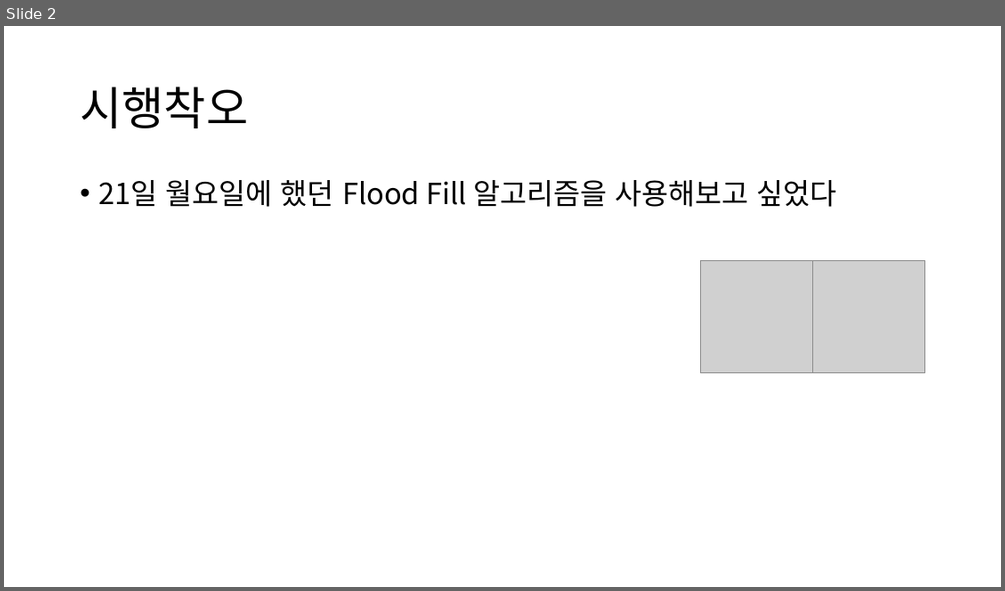
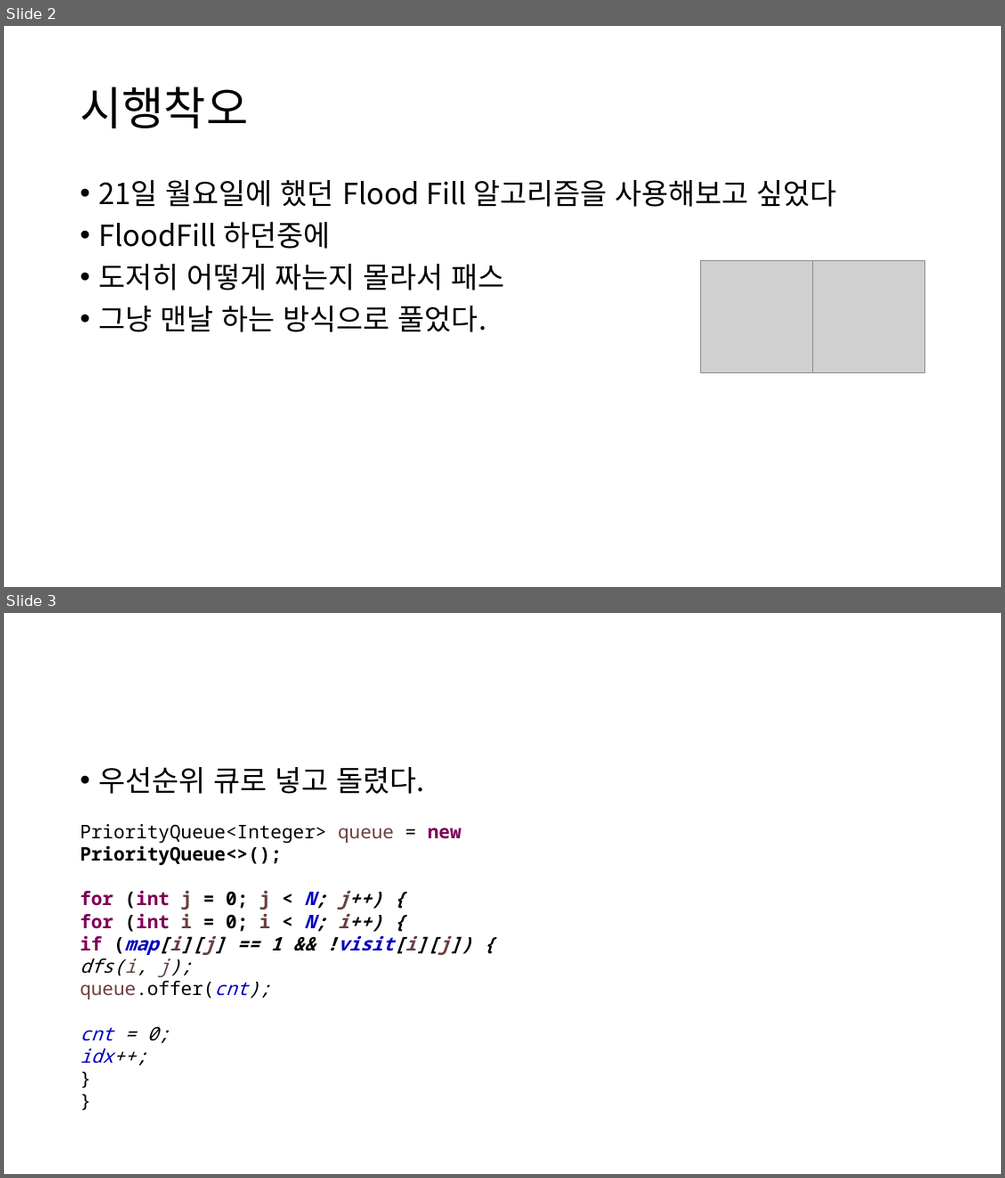
Before and after one commit to Grat3Su/ss_algorithm, a slide deck: 백준 2667 문제 풀이.pptx. Shown one above the other, each under a label of ours: slide 2 before the commit, slides 2 and 3 after it. The pictures are 1005x591 and 1005x1178 pixels, drawn with LibreOffice and Linux fonts; fonts in the diff are those of the drawing; grey boxes stand for pictures. Boxes give left, top, right and bottom in pixels: in the first picture for what was removed or moved away, otherwise in the second. Text is boxed around its words. In the diff, an @@ line names an element or a change of style, - is before the commit and + after.

```diff
--- a/백준 2667 문제 풀이.pptx
+++ b/백준 2667 문제 풀이.pptx
@@ slide 3 added at bbox=[4, 613, 1001, 1174], background #FFFFFF @@
@@ text added at bbox=[98, 767, 425, 794], 28 pt, text #000000 @@
+• 우선순위 큐로 넣고 돌렸다.
@@ text added at bbox=[80, 824, 472, 1065], 18 pt, text #000000, bold @@
+PriorityQueue<Integer> queue = new PriorityQueue<>();
+for (int j = 0; j < N; j++) {
+for (int i = 0; i < N; i++) {
+if (map[i][j] == 1 && !visit[i][j]) {
+dfs(i, j);
+queue.offer(cnt);
+cnt = 0;
+idx++;
+}
+}
@@ slide 2 changed as well @@
@@ text at bbox=[98, 222, 505, 332]: paragraphs added @@
+• FloodFill 하던중에
+• 도저히 어떻게 짜는지 몰라서 패스
+• 그냥 맨날 하는 방식으로 풀었다.
```
Also in this commit, not shown: 1 other slide changed, 21 other files.
